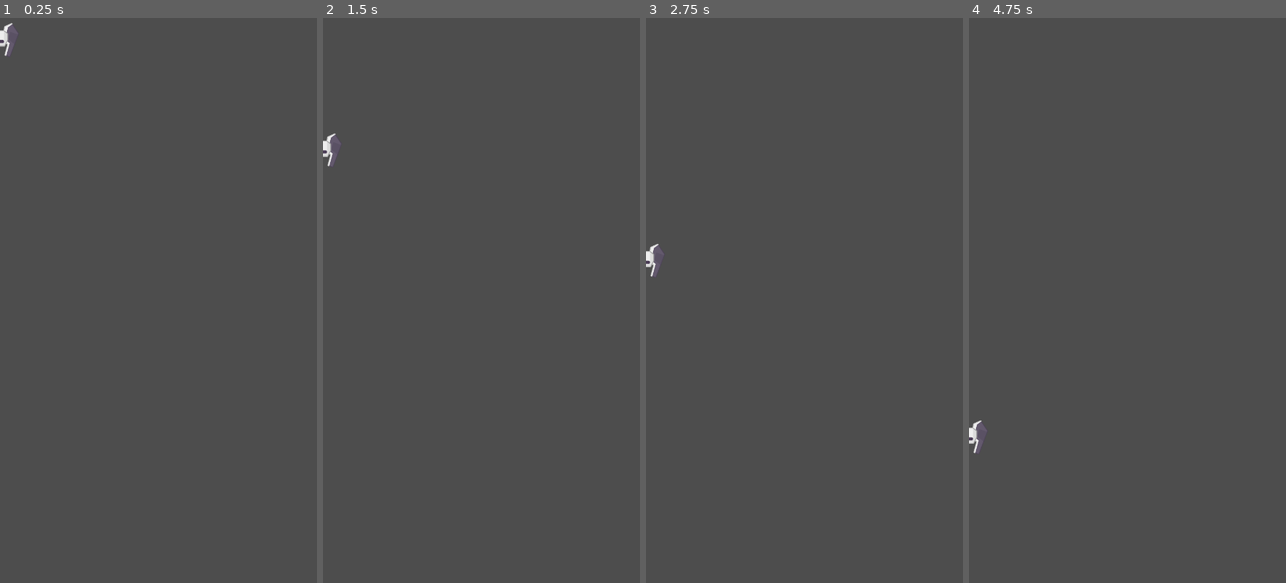
Above: before the commit, frames 1-4 (left to right).
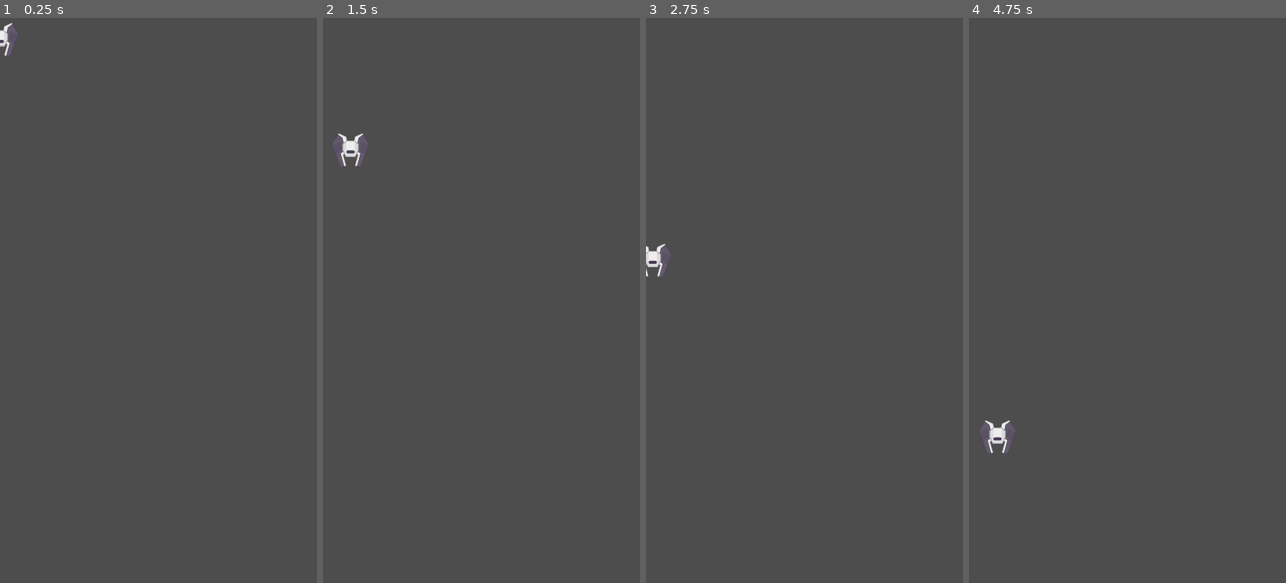
Above: after the commit, the same moments.

Repository: Unix-User/SpaceShooter
Game: Godot game, scene res://characters/enemy/enemy.tscn
Two runs of this game, one before a commit and one after it. Both use one fixed random seed, a clock stepped at 60 frames per second and the inputs below. This scene is started directly instead of the project's main scene.
Inputs (mouse positions are in pixels of both pictures, inside the frame that each line leads up to):
- Up to frame 1 (0.25 s): no input
- Up to frame 2 (1.5 s): move the mouse to (551, 272) at 0.52 s; hold D (move_right) 0.53-1.25 s; tap Space (shoot) at 0.6 s; click (551, 272) at 0.67 s; drag from (418, 328) to (465, 413) at 1.27 s
- Up to frame 3 (2.75 s): move the mouse to (836, 176) at 2.02 s; hold D (move_right) from 2.03 s (still down); tap Space (shoot) at 2.1 s
- Up to frame 4 (4.75 s): release D (move_right) at 2.75 s; drag from (1111, 413) to (1032, 215) at 2.77 s; move the mouse to (1222, 385) at 3.52 s; hold A (move_left) 3.53-4.25 s; tap Space (shoot) at 3.6 s; drag from (1032, 215) to (1079, 159) at 4.27 s

The runs differ from the first frame. In frame 1, less than 0.1% of the frame differs, in the area x 1-4%, y 1-7%; in frame 2, 0.5%; in frame 3, 0.3%; in frame 4, 0.5%, in the area x 0-15%, y 71-78%.

Commit message:
enemy movement

Diff:
--- a/characters/enemy/Enemy.gd
+++ b/characters/enemy/Enemy.gd
@@ -5,6 +5,7 @@
 @export var speed:int = 150
 
 var hp = 1
+var startup_time = 0
 
 # Called when the node enters the scene tree for the first time.
 func _ready():
@@ -12,7 +13,10 @@
 
 # Called every frame. 'delta' is the elapsed time since the previous frame.
 func _process(delta):
+	var current_time = Time.get_ticks_msec() / 1000.0
+	var zigzag = sin(current_time * 2) * 50
 	global_position.y += speed * delta
+	global_position.x += zigzag * delta
 
 func take_damage(damage):
 	hp -= damage
--- a/world.tscn
+++ b/world.tscn
@@ -58,8 +58,6 @@
 region_enabled = true
 region_rect = Rect2(0, 0, 540, 960)
 
-[node name="WorldTimer" type="Timer" parent="."]
-
 [node name="UiLayer" type="CanvasLayer" parent="."]
 
 [node name="Control" parent="UiLayer" instance=ExtResource("2_jinrv")]
@@ -74,6 +72,4 @@
 [node name="Camera2D" type="Camera2D" parent="."]
 position = Vector2(267, 479)
 
-[node name="HTTPRequest" type="HTTPRequest" parent="."]
-
 [connection signal="spawn_laser" from="Player" to="." method="_on_player_spawn_laser"]
Not shown, changed: export_presets.cfg
